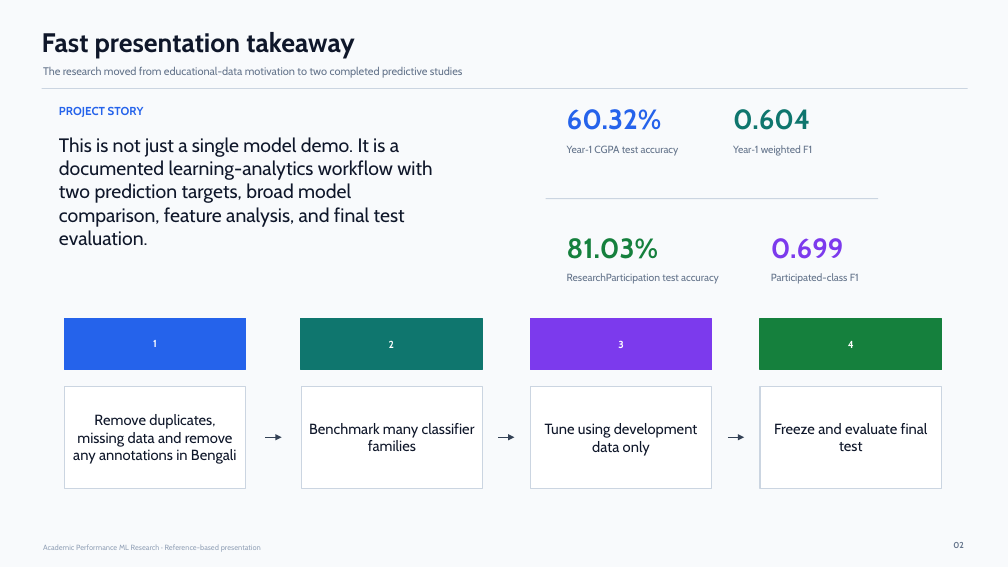
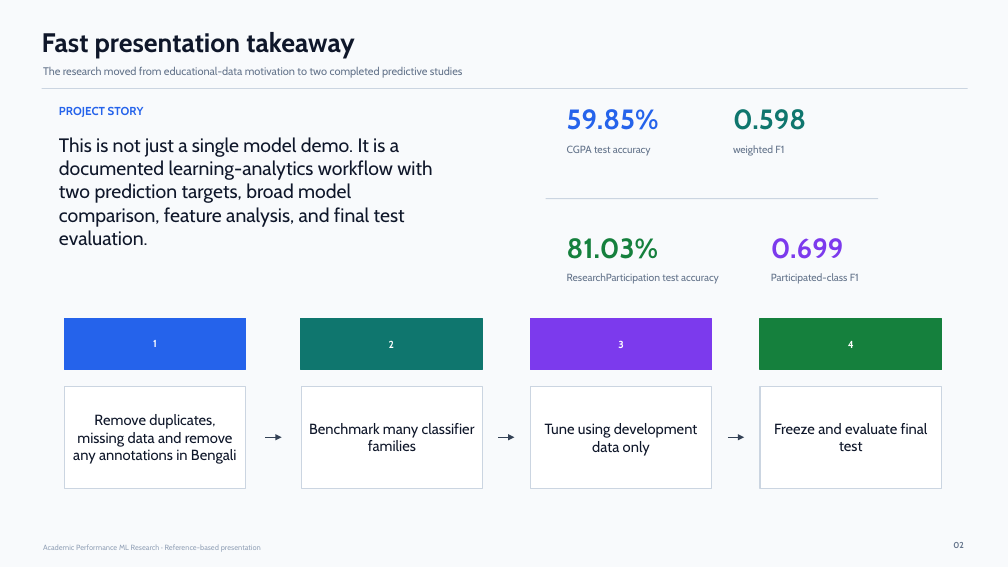
Before and after one commit to Prothom7/Academic-Performance-Prediction-ML, a slide deck: slide 2 of presentation/Academic_Performance_ML_Reference_Based_Final_Presentation.pptx. Drawn at 1008x567 pixels with LibreOffice and Linux fonts; fonts in the diff are those of the drawing. Boxes give left, top, right and bottom in pixels: in the first picture for what was removed or moved away, otherwise in the second. Text is boxed around its words. In the diff, an @@ line names an element or a change of style, - is before the commit and + after.

```diff
--- a/presentation/Academic_Performance_ML_Reference_Based_Final_Presentation.pptx
+++ b/presentation/Academic_Performance_ML_Reference_Based_Final_Presentation.pptx
@@ text at (567, 109, 659, 130): text changed @@
-60.32%
+59.85%
@@ text at (733, 109, 806, 130): text changed @@
-0.604
+0.598
@@ text at (567, 145, 651, 156): text changed @@
-Year‑1 CGPA test accuracy
+CGPA test accuracy
@@ text at (733, 145, 784, 156): text changed @@
-Year‑1 weighted F1
+weighted F1
```
Also in this commit, not shown: 1 other file.
